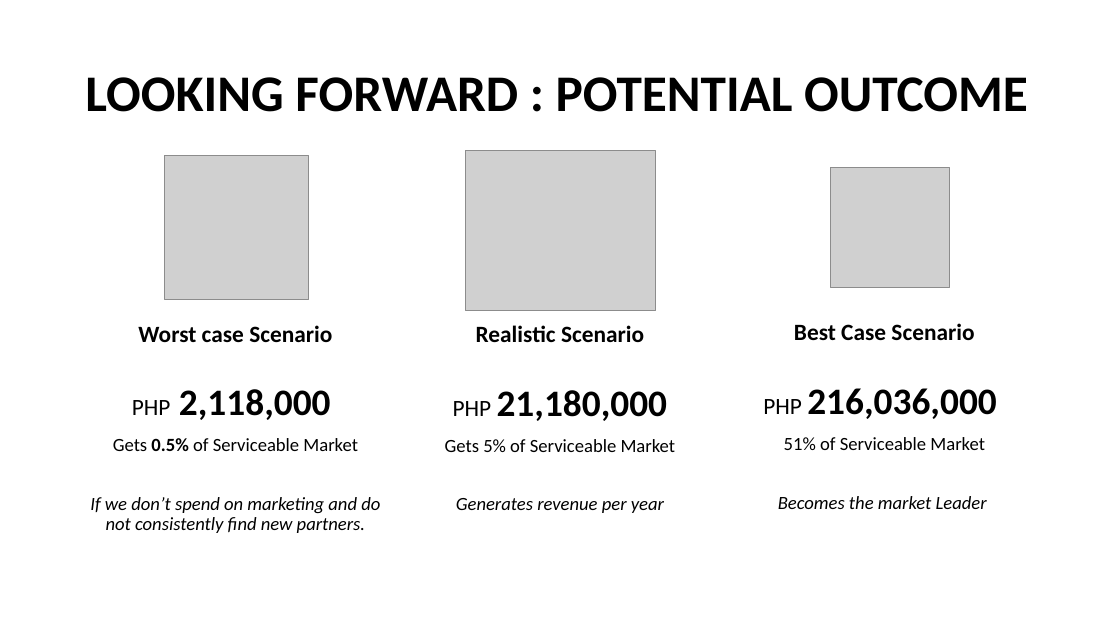
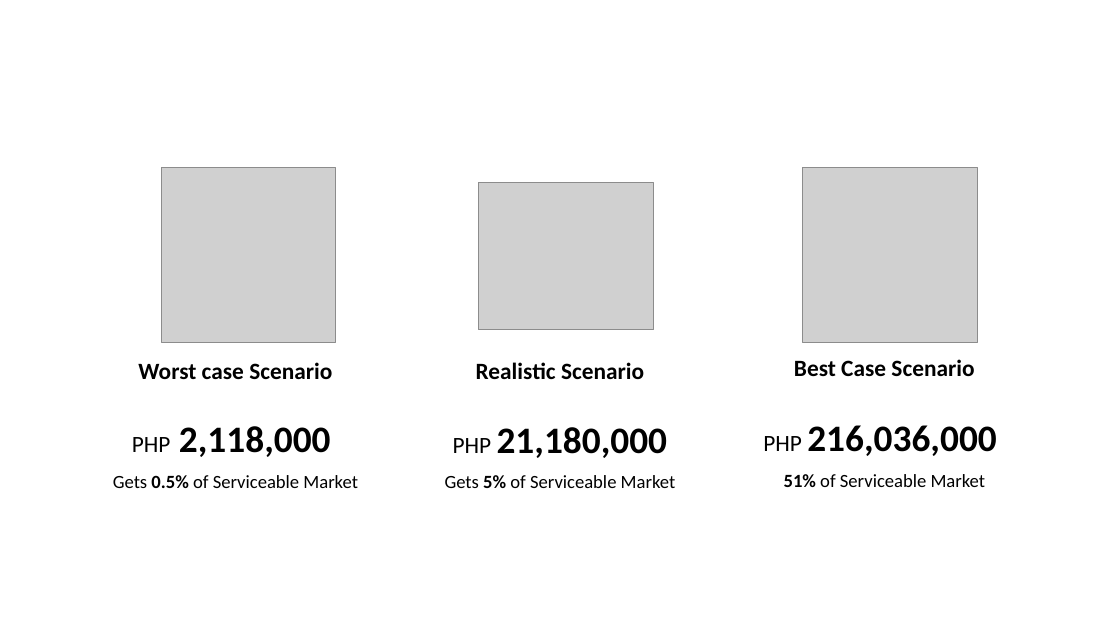
Before and after one commit to Pasabuy-App/Xamarin-App, a slide deck: slide 7 of docs/Project-Investor-Pitch.pptx. Drawn at 1120x630 pixels with LibreOffice and Linux fonts; fonts in the diff are those of the drawing; grey boxes stand for pictures; background and template pictures are left out. Boxes give left, top, right and bottom in pixels: in the first picture for what was removed or moved away, otherwise in the second. Text is boxed around its words. In the diff, an @@ line names an element or a change of style, - is before the commit and + after.

```diff
--- a/docs/Project-Investor-Pitch.pptx
+++ b/docs/Project-Investor-Pitch.pptx
@@ title "LOOKING FORWARD : POTENTIAL OUTCOME" at (x1=77, y1=34, x2=1044, y2=155): size 44 to 40 pt, text colour #000000 to #FFFFFF; alignment left to centre @@
@@ picture resized from (x1=165, y1=155, x2=309, y2=300) to (x1=161, y1=168, x2=336, y2=343) @@
@@ picture added at (x1=803, y1=168, x2=978, y2=343) @@
@@ picture removed at (x1=830, y1=168, x2=949, y2=287) @@
@@ picture resized from (x1=465, y1=150, x2=656, y2=311) to (x1=478, y1=182, x2=654, y2=329) @@
@@ text at (x1=445, y1=475, x2=676, y2=488): bold on in "5%" @@
@@ text at (x1=784, y1=474, x2=986, y2=487): bold on in "51%" @@
@@ text at (x1=90, y1=497, x2=380, y2=533): paragraph removed @@
-If we don’t spend on marketing and do not consistently find new partners.
@@ text at (x1=456, y1=498, x2=664, y2=513): paragraph removed @@
-Generates revenue per year
@@ text at (x1=778, y1=496, x2=987, y2=509): paragraph removed @@
-Becomes the market Leader
```
Also in this commit, not shown: 13 other slides changed, 1 slide added, 1 other file.
